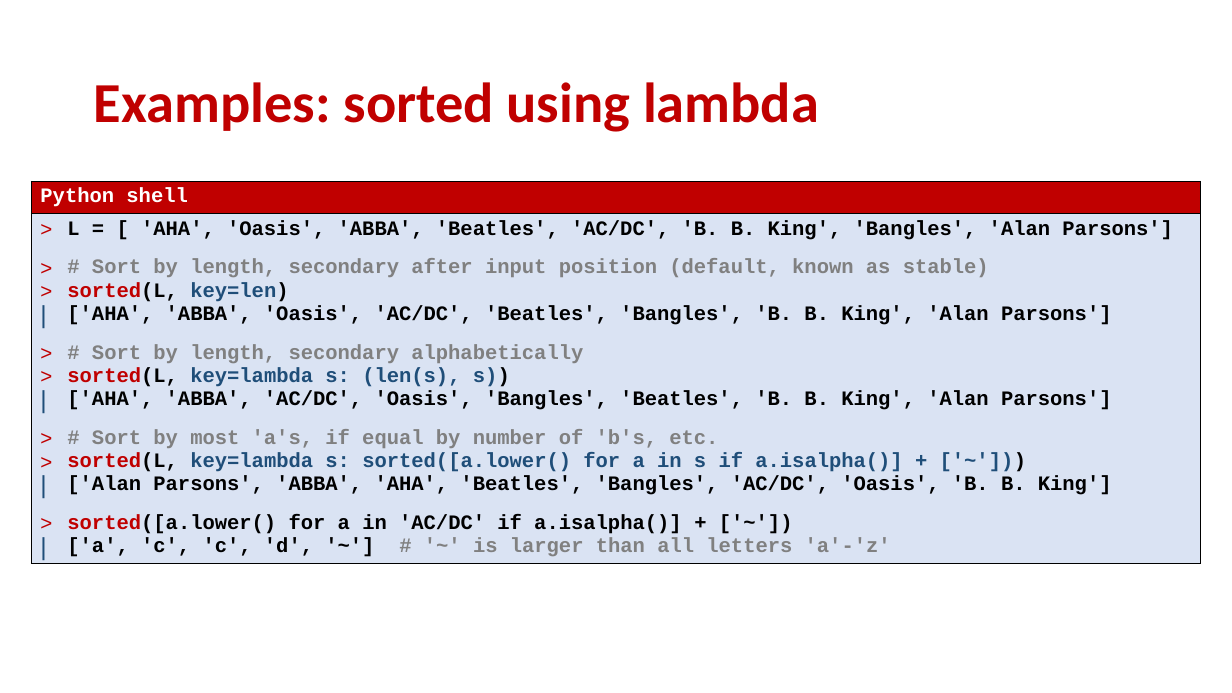
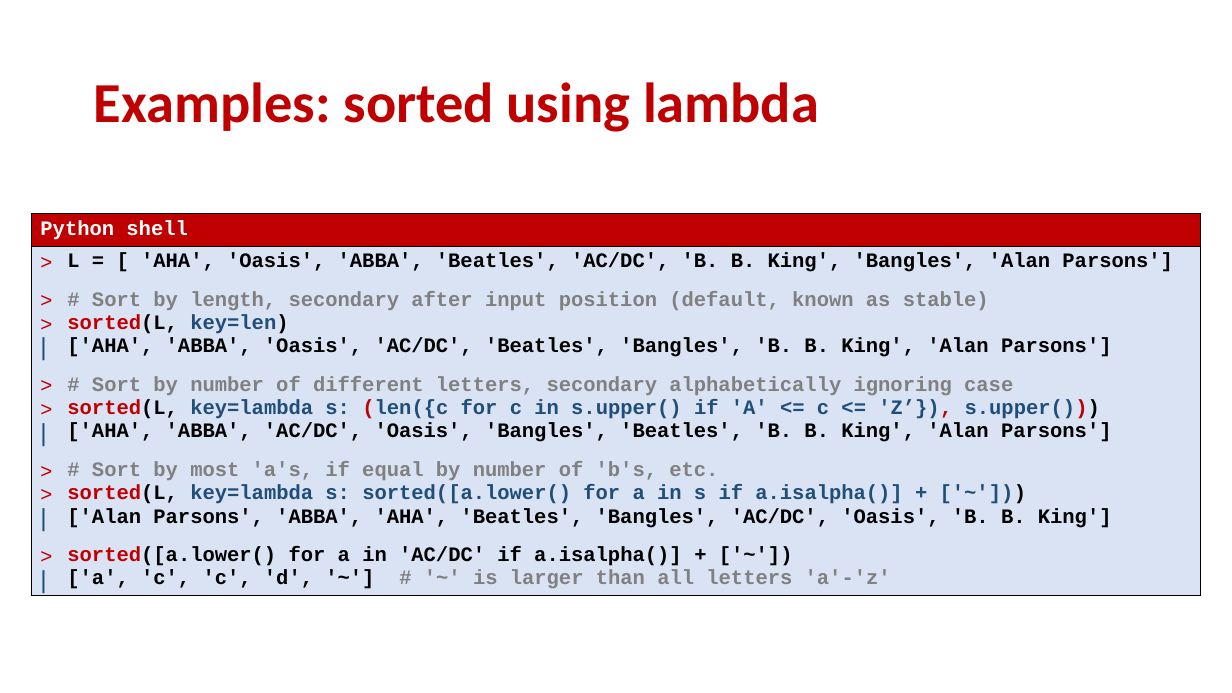
Before and after one commit to gsbrodal/gsbrodal.github.io, a slide deck: slide 15 of ipsa/slides/lambda.pptx. Drawn at 1232x693 pixels with LibreOffice and Linux fonts; fonts in the diff are those of the drawing. Boxes give left, top, right and bottom in pixels: in the first picture for what was removed or moved away, otherwise in the second. Text is boxed around its words. In the diff, an @@ line names an element or a change of style, - is before the commit and + after.

Commit message:
exercises.html all-slides-with-answers.pdf all-slides.pdf code.zip lambda.pdf lambda.pptx recursion_iteration.pdf recursion_iteration.pptx

```diff
--- a/ipsa/slides/lambda.pptx
+++ b/ipsa/slides/lambda.pptx
@@ table at (31,213,1202,614) @@
-row 2, column 1: L = [ 'AHA', 'Oasis', 'ABBA', 'Beatles', 'AC/DC', 'B. B. King', 'Bangles', 'Alan Parsons'] / # Sort by length, secondary after input position (default, known as stable) / sorted(L, key=len) / ['AHA', 'ABBA', 'Oasis', 'AC/DC', 'Beatles', 'Bangles', 'B. B. King', 'Alan Parsons'] / # Sort by length, secondary alphabetically / sorted(L, key=lambda s: (len(s), s)) / ['AHA', 'ABBA', 'AC/DC', 'Oasis', 'Bangles', 'Beatles', 'B. B. King', 'Alan Parsons'] / # Sort by most 'a's, if equal by number of 'b's, etc. / sorted(L, key=lambda s: sorted([a.lower() for a in s if a.isalpha()] + ['~'])) / ['Alan Parsons', 'ABBA', 'AHA', 'Beatles', 'Bangles', 'AC/DC', 'Oasis', 'B. B. King'] / sorted([a.lower() for a in 'AC/DC' if a.isalpha()] + ['~']) / ['a', 'c', 'c', 'd', '~'] # '~' is larger than all letters 'a'-'z'
+row 2, column 1: L = [ 'AHA', 'Oasis', 'ABBA', 'Beatles', 'AC/DC', 'B. B. King', 'Bangles', 'Alan Parsons'] / # Sort by length, secondary after input position (default, known as stable) / sorted(L, key=len) / ['AHA', 'ABBA', 'Oasis', 'AC/DC', 'Beatles', 'Bangles', 'B. B. King', 'Alan Parsons'] / # Sort by number of different letters, secondary alphabetically ignoring case / sorted(L, key=lambda s: (len({c for c in s.upper() if 'A' <= c <= 'Z’}), s.upper())) / ['AHA', 'ABBA', 'AC/DC', 'Oasis', 'Bangles', 'Beatles', 'B. B. King', 'Alan Parsons'] / # Sort by most 'a's, if equal by number of 'b's, etc. / sorted(L, key=lambda s: sorted([a.lower() for a in s if a.isalpha()] + ['~'])) / ['Alan Parsons', 'ABBA', 'AHA', 'Beatles', 'Bangles', 'AC/DC', 'Oasis', 'B. B. King'] / sorted([a.lower() for a in 'AC/DC' if a.isalpha()] + ['~']) / ['a', 'c', 'c', 'd', '~'] # '~' is larger than all letters 'a'-'z'
@@ table: place and size @@
-table at (31,181,1202,581)
+table at (31,213,1202,614)
```
Also in this commit, not shown: 1 other slide changed, 7 other files.
